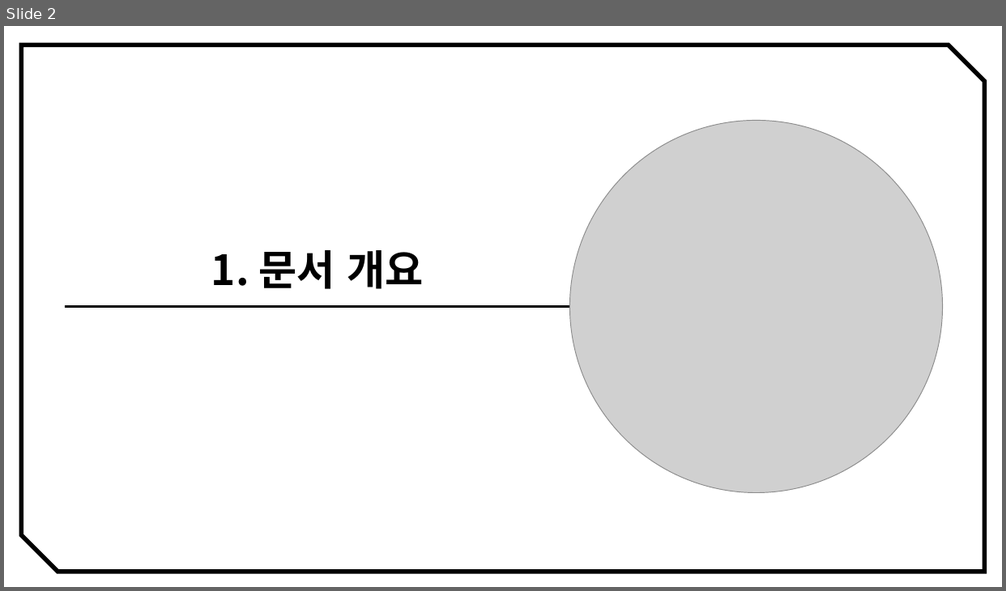
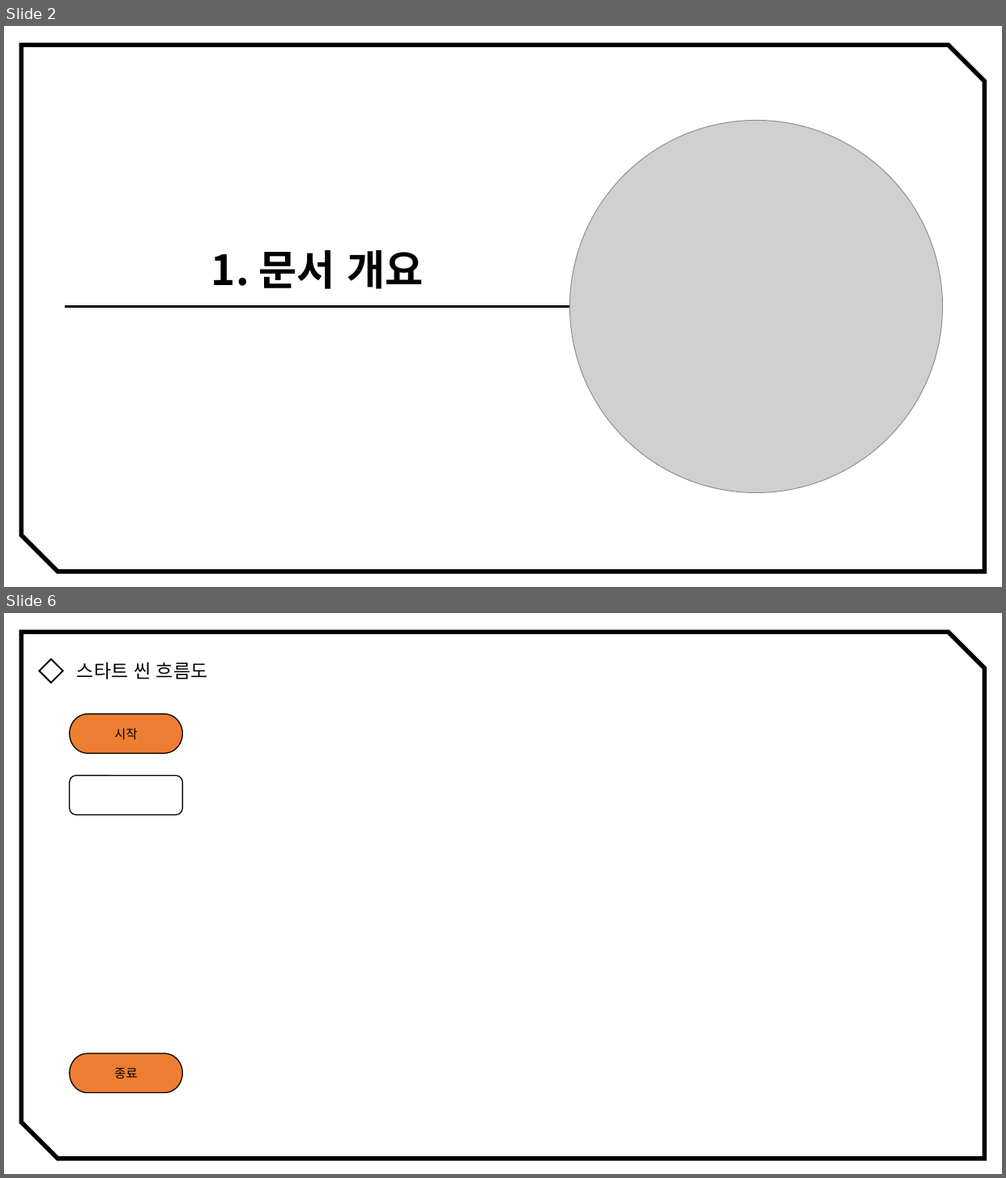
Before and after one commit to ikarijaeyoung/Project_SkyPower, a slide deck: Project_Design/한세웅/5조_SkyPower_씬별흐름도.pptx. Shown one above the other, each under a label of ours: slide 2 before the commit, slides 2 and 6 after it; the slides between them are not shown. The pictures are 1006x591 and 1006x1178 pixels, drawn with LibreOffice and Linux fonts; fonts in the diff are those of the drawing; grey boxes stand for pictures. Boxes give left, top, right and bottom in pixels: in the first picture for what was removed or moved away, otherwise in the second. Text is boxed around its words. In the diff, an @@ line names an element or a change of style, - is before the commit and + after.

Commit message:
[Docs] Scene Flow Update
씬 별 흐름도 문서 업데이트

```diff
--- a/Project_Design/한세웅/5조_SkyPower_씬별흐름도.pptx
+++ b/Project_Design/한세웅/5조_SkyPower_씬별흐름도.pptx
@@ slide 6 added at (x1=4, y1=613, x2=1002, y2=1174), background #FFFFFF @@
@@ snip diag rect added at (x1=21, y1=632, x2=985, y2=1159), outline #000000 4.25 pt @@
@@ diamond added at (x1=39, y1=659, x2=63, y2=683), outline #000000 1.5 pt @@
@@ text added at (x1=77, y1=662, x2=208, y2=679), 18 pt, text #000000 @@
+스타트 씬 흐름도
@@ pill shape added at (x1=70, y1=714, x2=183, y2=754), fill #ED7D31, outline #000000 1 pt, 12 pt, text #000000 @@
+시작
@@ rounded rectangle added at (x1=70, y1=776, x2=183, y2=815), outline #000000 1 pt @@
@@ pill shape added at (x1=70, y1=1054, x2=183, y2=1093), fill #ED7D31, outline #000000 1 pt, 12 pt, text #000000 @@
+종료
```
Also in this commit, not shown: 1 slide changed, 9 other slides added, 1 slide removed.
